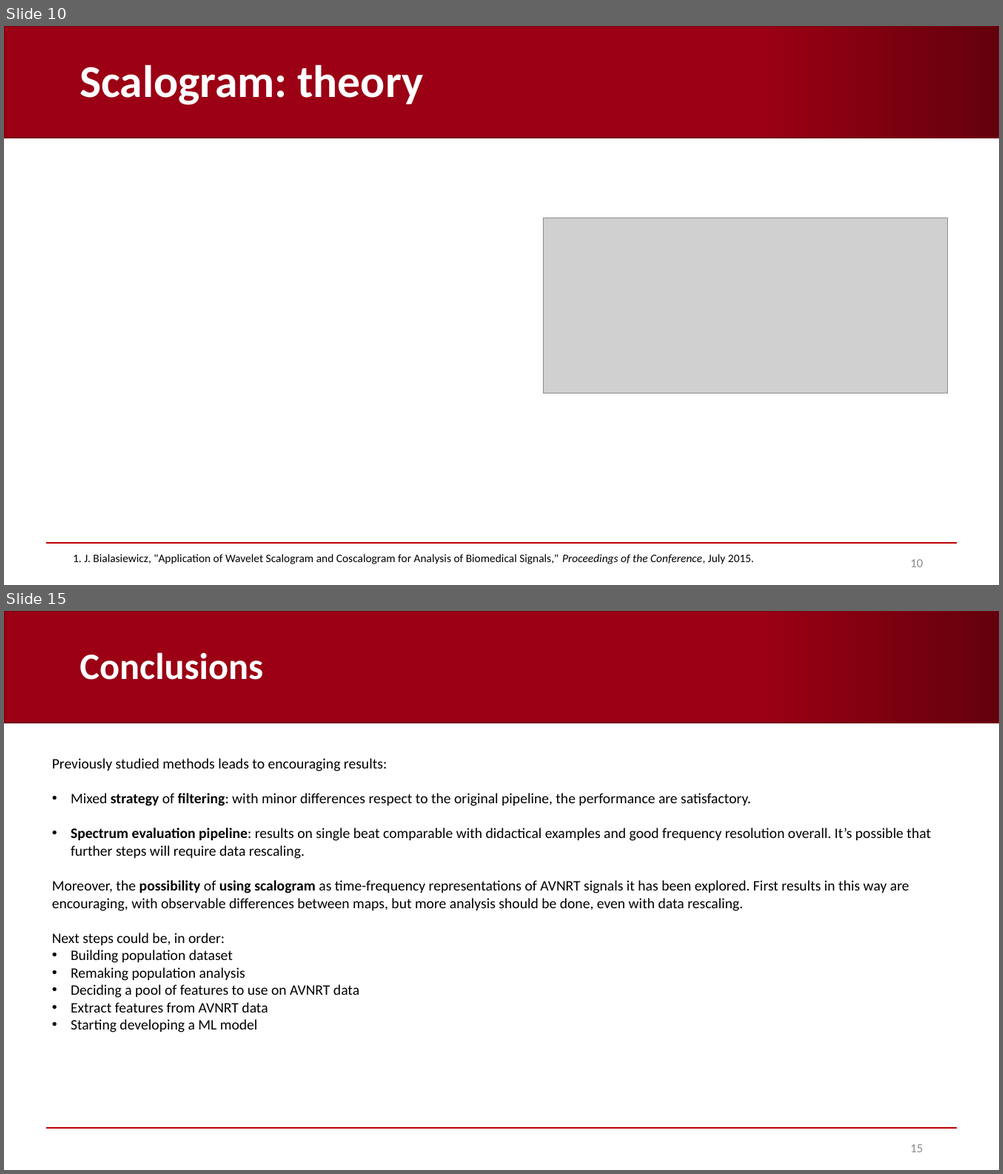
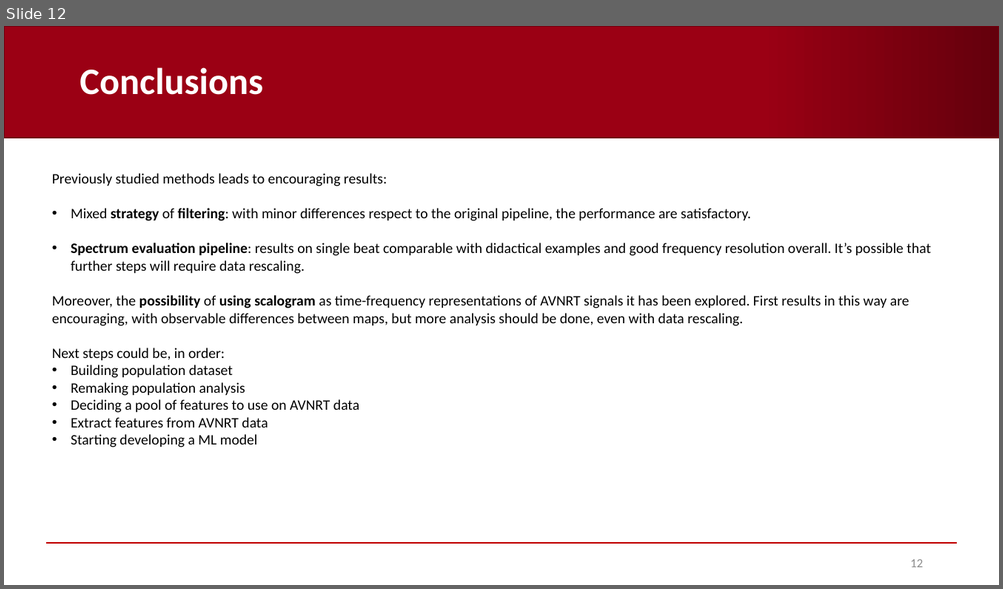
Before and after one commit to AndreaCorrado00/Tesi_magistrale_Corrado_Andrea, a slide deck: Documentation/4. Recap filters-spectrum-alignment .pptx. Shown one above the other, each under a label of ours: slides 10 and 15 before the commit, slide 12 after it; the slides between them are not shown. The pictures are 1003x1174 and 1003x589 pixels, drawn with LibreOffice and Linux fonts; fonts in the diff are those of the drawing; grey boxes stand for pictures; background and template pictures are left out. Boxes give left, top, right and bottom in pixels: in the first picture for what was removed or moved away, otherwise in the second. Text is boxed around its words. In the diff, an @@ line names an element or a change of style, - is before the commit and + after.

```diff
--- a/Documentation/4. Recap filters-spectrum-alignment .pptx
+++ b/Documentation/4. Recap filters-spectrum-alignment .pptx
@@ slide 10 removed at box(4, 26, 999, 585), background #FFFFFF; not listed: 2 template elements that a slide beside it also shows @@
@@ title removed at box(79, 64, 424, 105) @@
-Scalogram: theory
@@ picture removed at box(543, 218, 948, 393) @@
@@ text removed at box(73, 554, 754, 565) @@
-1. J. Bialasiewicz, "Application of Wavelet Scalogram and Coscalogram for Analysis of Biomedical Signals," Proceedings of the Conference, July 2015.
@@ page number removed at box(910, 560, 922, 568) @@
-10
@@ what was slide 15 is now slide 12 @@
@@ page number at box(910, 560, 922, 568): text changed @@
-15
+12
```
Also in this commit, not shown: 3 slides changed, 5 slides added, 7 other slides removed, 7 other files.
